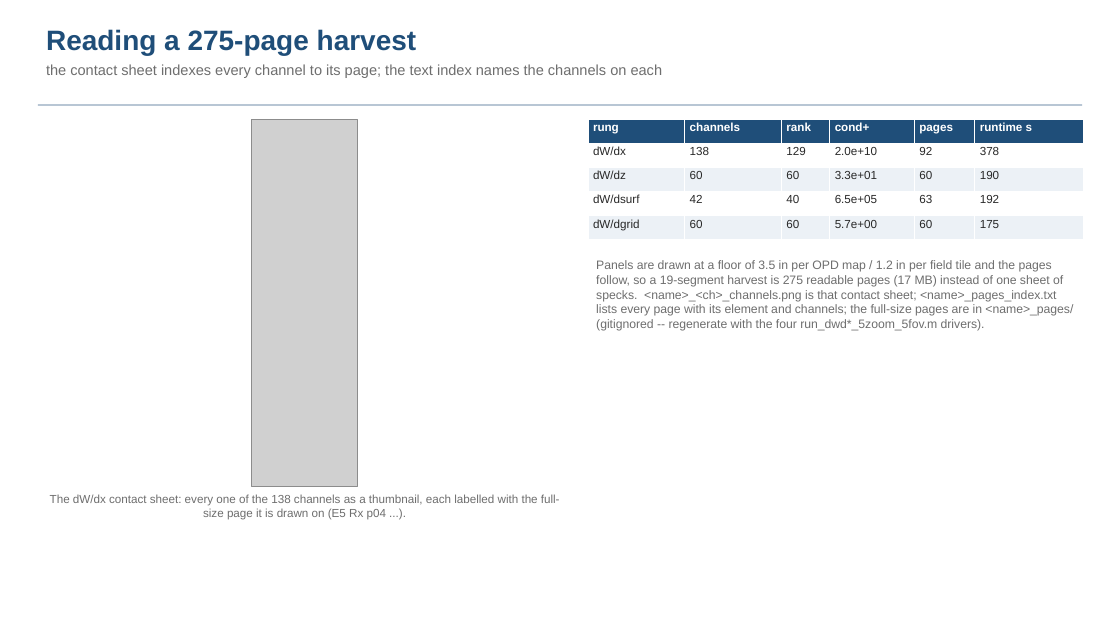
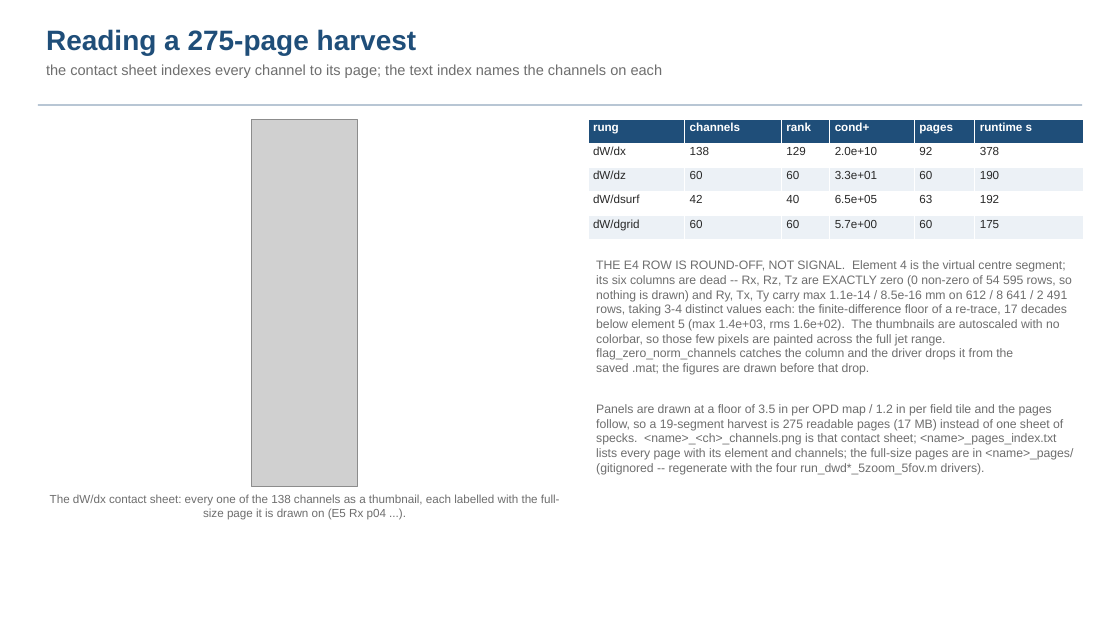
Before and after one commit to nasa-jpl/macos, a slide deck: slide 8 of demo_session/deck_dwd_march.pptx. Drawn at 1120x630 pixels with LibreOffice and Linux fonts; fonts in the diff are those of the drawing; grey boxes stand for pictures. Boxes give left, top, right and bottom in pixels: in the first picture for what was removed or moved away, otherwise in the second. Text is boxed around its words. In the diff, an @@ line names an element or a change of style, - is before the commit and + after.

```diff
--- a/demo_session/deck_dwd_march.pptx
+++ b/demo_session/deck_dwd_march.pptx
@@ text at <box>596,260,1072,375</box>: text changed @@
-Panels are drawn at a floor of 3.5 in per OPD map / 1.2 in per field tile and the pages follow, so a 19-segment harvest is 275 readable pages (17 MB) instead of one sheet of specks. <name>_<ch>_channels.png is that contact sheet; <name>_pages_index.txt lists every page with its element and channels; the full-size pages are in <name>_pages/ (gitignored -- regenerate with the four run_dwd*_5zoom_5fov.m drivers).
+THE E4 ROW IS ROUND-OFF, NOT SIGNAL. Element 4 is the virtual centre segment; its six columns are dead -- Rx, Rz, Tz are EXACTLY zero (0 non-zero of 54 595 rows, so nothing is drawn) and Ry, Tx, Ty carry max 1.1e-14 / 8.5e-16 mm on 612 / 8 641 / 2 491 rows, taking 3-4 distinct values each: the finite-difference floor of a re-trace, 17 decades below element 5 (max 1.4e+03, rms 1.6e+02). The thumbnails are autoscaled with no colorbar, so those few pixels are painted across the full jet range. flag_zero_norm_channels catches the column and the driver drops it from the saved .mat; the figures are drawn before that drop.
@@ text added at <box>596,404,1073,475</box>, 10.5 pt, text #6E6E6E @@
+Panels are drawn at a floor of 3.5 in per OPD map / 1.2 in per field tile and the pages follow, so a 19-segment harvest is 275 readable pages (17 MB) instead of one sheet of specks. <name>_<ch>_channels.png is that contact sheet; <name>_pages_index.txt lists every page with its element and channels; the full-size pages are in <name>_pages/ (gitignored -- regenerate with the four run_dwd*_5zoom_5fov.m drivers).
```
Also in this commit, not shown: 1 other file.
